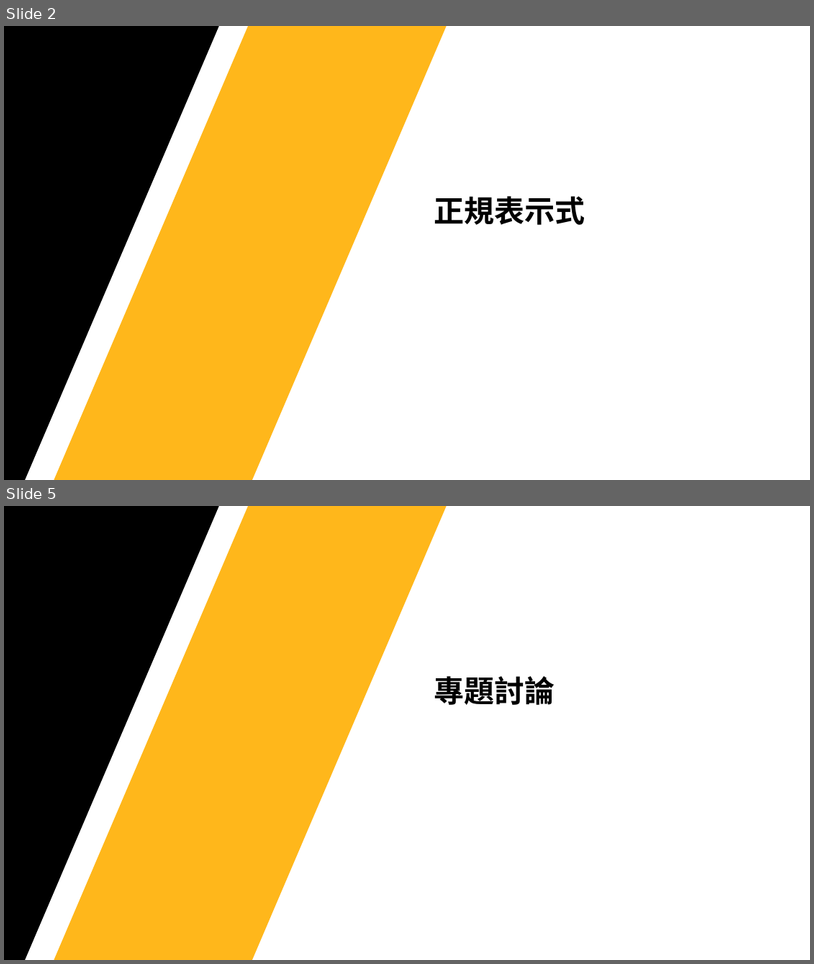
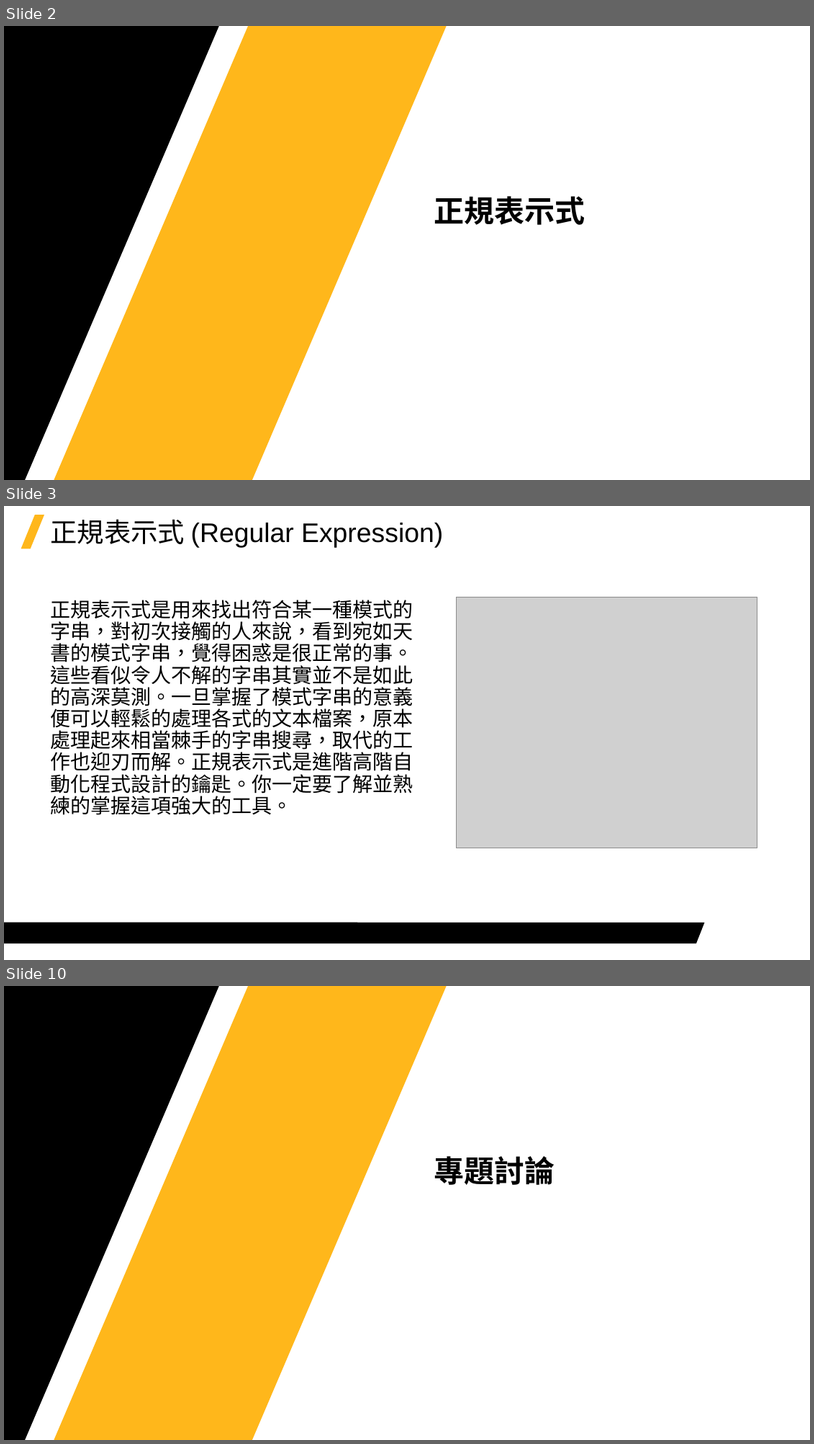
Before and after one commit to Jerrick-cheng/AEDT-Automation-Camp, a slide deck: 上課教材/Week6.pptx. Shown one above the other, each under a label of ours: slides 2 and 5 before the commit, slides 2, 3 and 10 after it; the slides between them are not shown. The pictures are 814x964 and 814x1444 pixels, drawn with LibreOffice and Linux fonts; fonts in the diff are those of the drawing; grey boxes stand for pictures; background and template pictures are left out. Boxes give left, top, right and bottom in pixels: in the first picture for what was removed or moved away, otherwise in the second. Text is boxed around its words. In the diff, an @@ line names an element or a change of style, - is before the commit and + after.

```diff
--- a/上課教材/Week6.pptx
+++ b/上課教材/Week6.pptx
@@ slide 3 added at [4, 506, 810, 960], background #FFFFFF @@
@@ parallelogram added at [21, 515, 44, 548], fill #FFB71B @@
@@ title added at [50, 519, 443, 547], 32 pt, text #000000 @@
+正規表示式 (Regular Expression)
@@ text added at [50, 600, 413, 815], 24 pt, text #000000 @@
+正規表示式是用來找出符合某一種模式的字串，對初次接觸的人來說，看到宛如天書的模式字串，覺得困惑是很正常的事。這些看似令人不解的字串其實並不是如此的高深莫測。一旦掌握了模式字串的意義便可以輕鬆的處理各式的文本檔案，原本處理起來相當棘手的字串搜尋，取代的工作也迎刃而解。正規表示式是進階高階自動化程式設計的鑰匙。你一定要了解並熟練的掌握這項強大的工具。
@@ picture added at [456, 597, 758, 848] @@
@@ freeform shape added at [4, 922, 705, 943], fill #000000 @@
@@ what was slide 5 is now slide 10 @@
```
Also in this commit, not shown: 1 slide changed, 5 other slides added, 1 slide removed, 2 other files.
